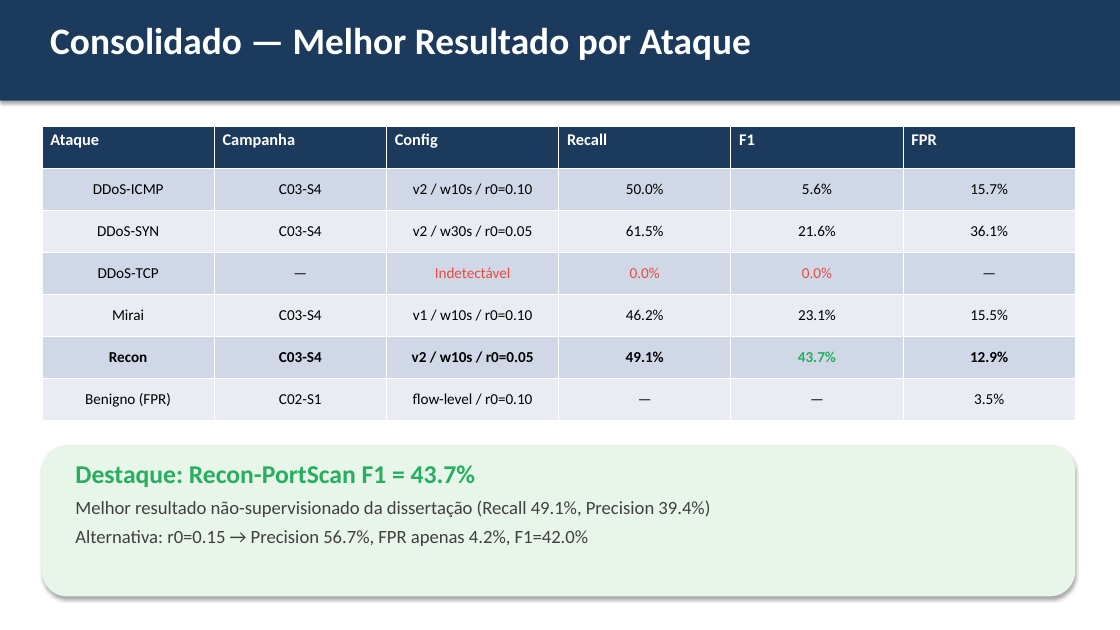
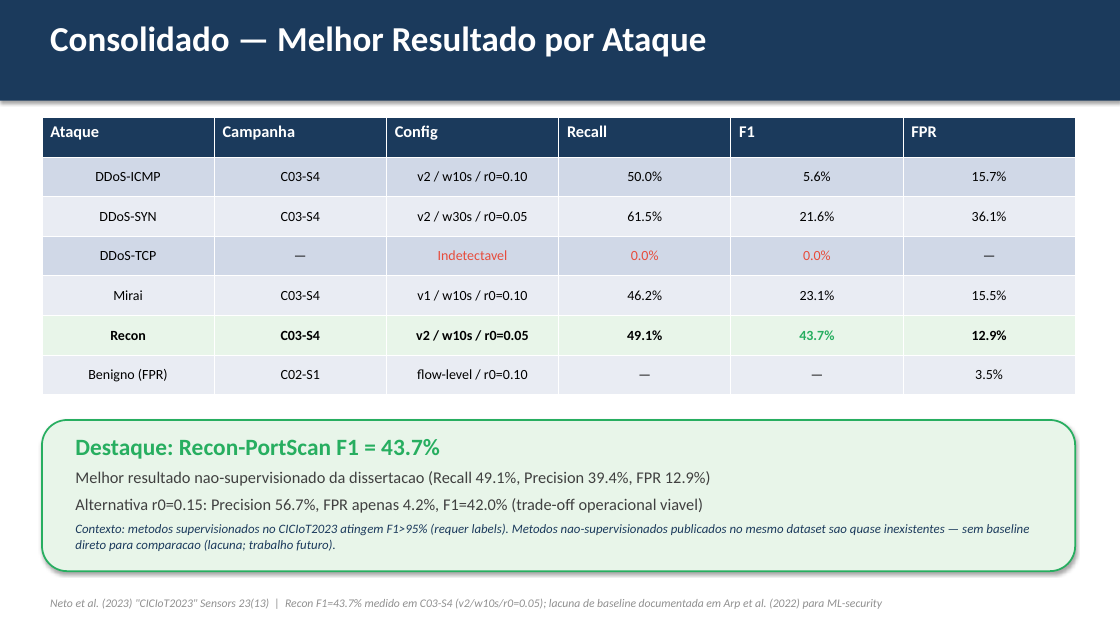
Before and after one commit to agvicente/final-project, a slide deck: slide 18 of docs/meeting/2026-03-19-advisor-meeting.pptx (slide 11 before the commit). Drawn at 1120x630 pixels with LibreOffice and Linux fonts; fonts in the diff are those of the drawing. Boxes give left, top, right and bottom in pixels: in the first picture for what was removed or moved away, otherwise in the second. Text is boxed around its words. In the diff, an @@ line names an element or a change of style, - is before the commit and + after.

```diff
--- a/docs/meeting/2026-03-19-advisor-meeting.pptx
+++ b/docs/meeting/2026-03-19-advisor-meeting.pptx
@@ text "Consolidado — Melhor Resultado por ..." at (x1=50, y1=26, x2=706, y2=57): size 32 to 30 pt @@
@@ table at (x1=42, y1=118, x2=1075, y2=395) @@
-row 4, column 3: Indetectável
+row 4, column 3: Indetectavel
@@ fill #D0D8E8 to #E8F5E9 in row 6 @@
@@ size 13 to 12 pt in "DDoS-ICMP", "C03-S4", "v2 / w10s / r0=0.10", "50.0%" and 31 more places @@
@@ table resized from (x1=42, y1=126, x2=1075, y2=420) to (x1=42, y1=118, x2=1075, y2=395) @@
@@ rounded rectangle moved from (x1=42, y1=445, x2=1075, y2=597) to (x1=42, y1=420, x2=1075, y2=571) @@
@@ rounded rectangle at (x1=42, y1=420, x2=1075, y2=571): outline none to #27AE60 1.5 pt @@
@@ text "Destaque: Recon-PortScan F1 = 43.7%" moved from (x1=75, y1=465, x2=710, y2=546) to (x1=75, y1=439, x2=1029, y2=551) @@
@@ text at (x1=75, y1=439, x2=440, y2=459): size 22 to 20 pt in "Destaque: Recon-PortScan F1 = 43.7%" @@
@@ text at (x1=75, y1=471, x2=1029, y2=551): text changed; size 16 to 11 pt; text colour #404040 to #1B3A5C; italic on @@
-Melhor resultado não-supervisionado da dissertação (Recall 49.1%, Precision 39.4%)
-Alternativa: r0=0.15 → Precision 56.7%, FPR apenas 4.2%, F1=42.0%
+Melhor resultado nao-supervisionado da dissertacao (Recall 49.1%, Precision 39.4%, FPR 12.9%)
+Alternativa r0=0.15: Precision 56.7%, FPR apenas 4.2%, F1=42.0% (trade-off operacional viavel)
+Contexto: metodos supervisionados no CICIoT2023 atingem F1>95% (requer labels). Metodos nao-supervisionados publicados no mesmo dataset sao quase inexistentes — sem baseline direto para comparacao (lacuna; trabalho futuro).
@@ text added at (x1=50, y1=599, x2=882, y2=609), 10 pt, text #909090, italic @@
+Neto et al. (2023) "CICIoT2023" Sensors 23(13) | Recon F1=43.7% medido em C03-S4 (v2/w10s/r0=0.05); lacuna de baseline documentada em Arp et al. (2022) para ML-security
```
Also in this commit, not shown: 6 other slides changed, 15 slides added, 7 slides removed, 7 other files.
